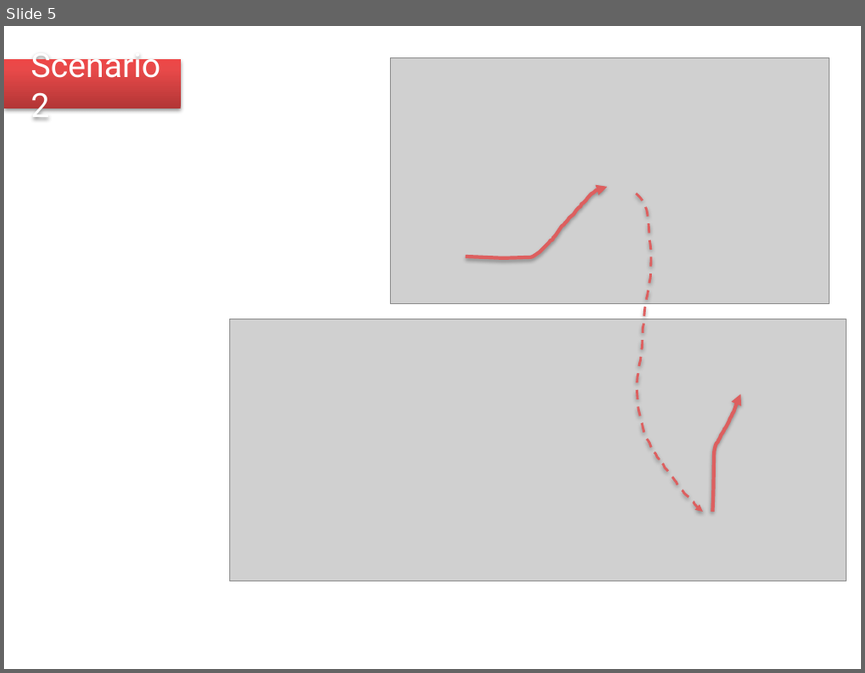
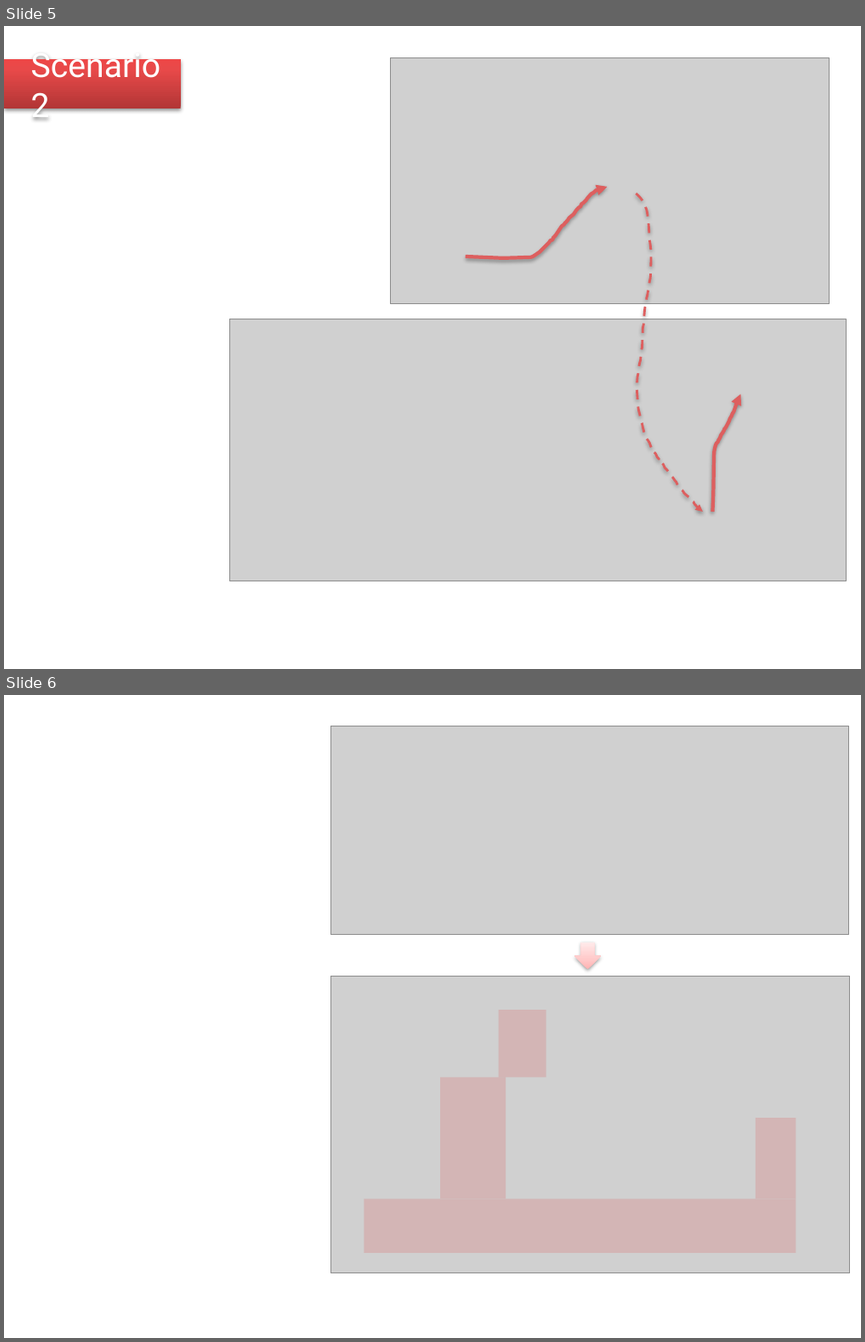
Before and after one commit to camunda-consulting/camunda-7-code-examples, a slide deck: snippets/migrate-third-party-to-camunda/docs/doku.pptx. Shown one above the other, each under a label of ours: slide 5 before the commit, slides 5 and 6 after it. The pictures are 865x673 and 865x1342 pixels, drawn with LibreOffice and Linux fonts; fonts in the diff are those of the drawing; grey boxes stand for pictures. Boxes give left, top, right and bottom in pixels: in the first picture for what was removed or moved away, otherwise in the second. Text is boxed around its words. In the diff, an @@ line names an element or a change of style, - is before the commit and + after.

```diff
--- a/snippets/migrate-third-party-to-camunda/docs/doku.pptx
+++ b/snippets/migrate-third-party-to-camunda/docs/doku.pptx
@@ slide 6 added at (4,695,861,1338), background #FFFFFF @@
@@ picture added at (331,726,849,934) @@
@@ down arrow added at (574,941,601,969), fill gradient #FFB5B5 to #FFCACA to #FFEBEB @@
@@ picture added at (330,976,850,1272) @@
@@ rectangle added at (499,1009,546,1077), fill #DD5F5F at 23% opacity @@
@@ rectangle added at (440,1077,506,1199), fill #DD5F5F at 23% opacity @@
@@ rectangle added at (755,1117,795,1198), fill #DD5F5F at 23% opacity @@
@@ rectangle added at (364,1199,795,1253), fill #DD5F5F at 23% opacity @@
```
Also in this commit, not shown: 24 other files.
